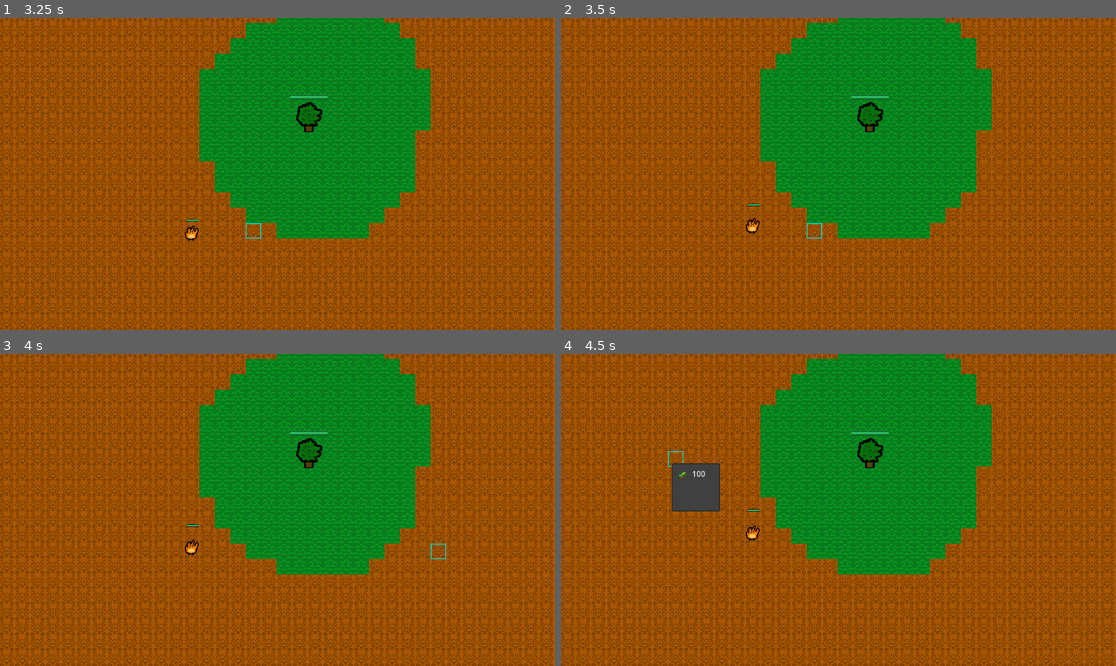
Above: before the commit, frames 1-4 (two rows, left to right).
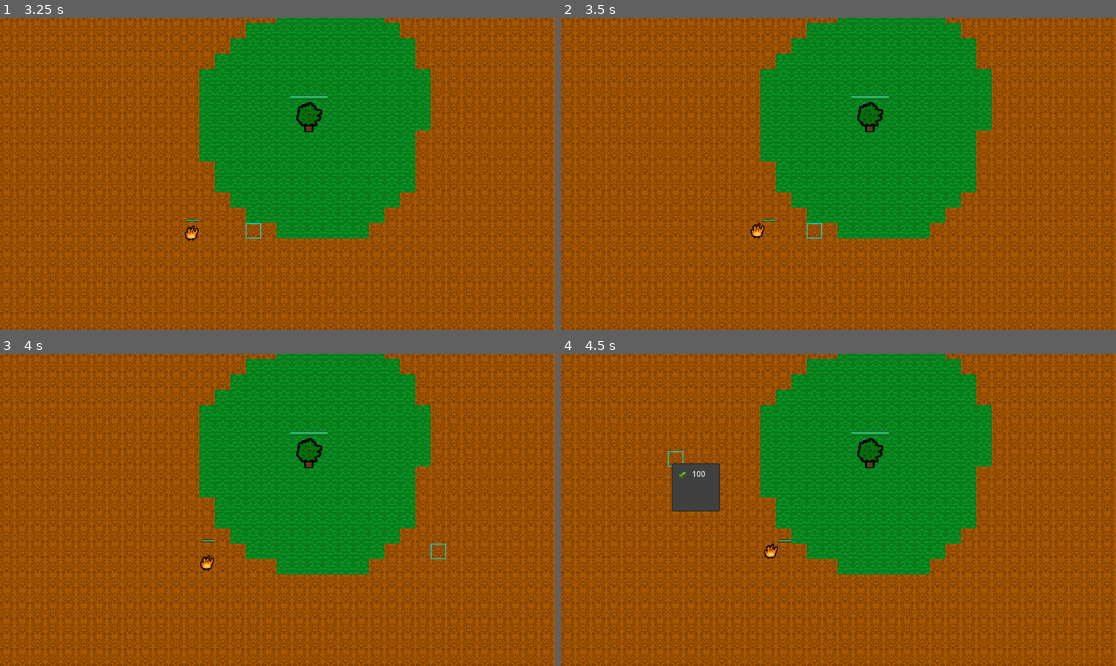
Above: after the commit, the same moments.

Repository: nmarch213/piratejam
Game: Godot game, scene res://main.tscn
Two runs of this game, one before a commit and one after it. Both use one fixed random seed, a clock stepped at 60 frames per second and the inputs below.
Inputs (mouse positions are in pixels of both pictures, inside the frame that each line leads up to):
- Up to frame 1 (3.25 s): tap Enter at 0.5 s; move the mouse to (399, 158) at 0.52 s; click (399, 158) at 0.67 s; tap Space at 1.25 s; move the mouse to (166, 189) at 1.27 s; click (166, 189) at 1.42 s; move the mouse to (333, 105) at 2.02 s; click (333, 105) at 2.17 s; move the mouse to (249, 236) at 2.77 s; click (249, 236) at 2.92 s
- Up to frame 2 (3.5 s): no input
- Up to frame 3 (4 s): move the mouse to (444, 556) at 3.52 s; click (444, 556) at 3.67 s
- Up to frame 4 (4.5 s): move the mouse to (672, 463) at 4.27 s; click (672, 463) at 4.42 s

Frame 1 is identical in both runs. In frame 2, 0.2% of the frame differs, in the area x 33-39%, y 59-71%; in frame 3, 0.2%, in the area x 33-39%, y 54-70%; in frame 4, 0.2%.

Commit message:
remove fake towers

Diff:
--- a/main.gd
+++ b/main.gd
@@ -11,15 +11,6 @@
 
 func _ready():
 	_setup_astargrid()
-	# these are the placeholder towers, they are not walkable
-	# when we add the ability to place towers we will need to
-	# add them to the astar grid like shown below
-	add_tower_to_grid(Vector2i(30, 25))
-	add_tower_to_grid(Vector2i(30, 26))
-	add_tower_to_grid(Vector2i(31, 27))
-	add_tower_to_grid(Vector2i(32, 28))
-	add_tower_to_grid(Vector2i(33, 29))
-	add_tower_to_grid(Vector2i(34, 29))
 
 
 func _setup_astargrid():
